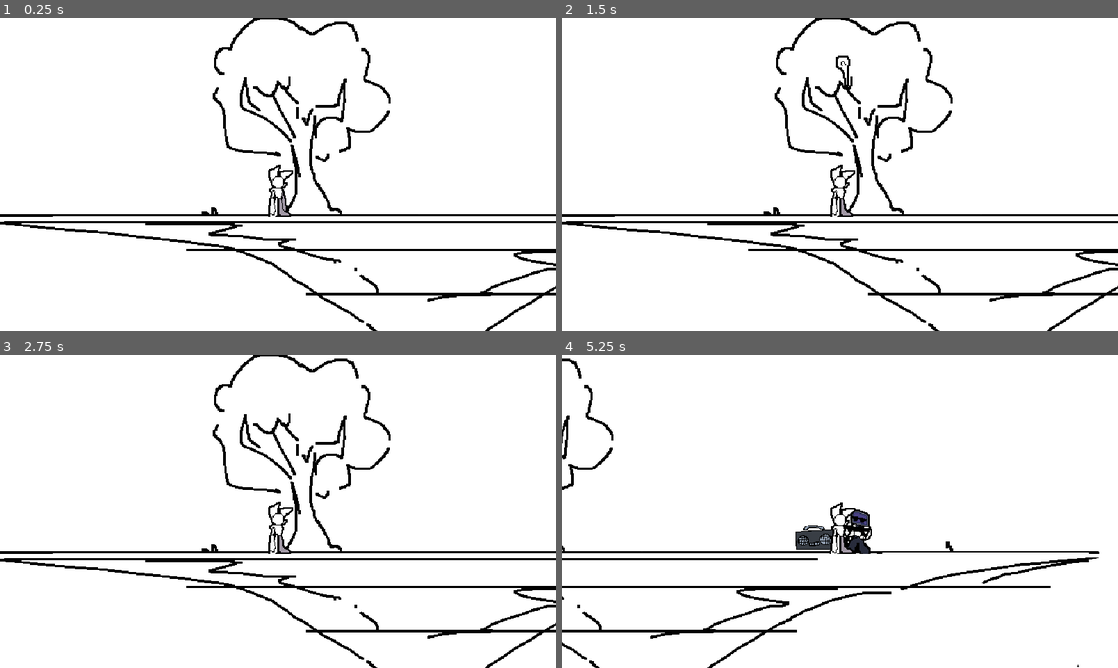
Above: before the commit, frames 1-4 (two rows, left to right).
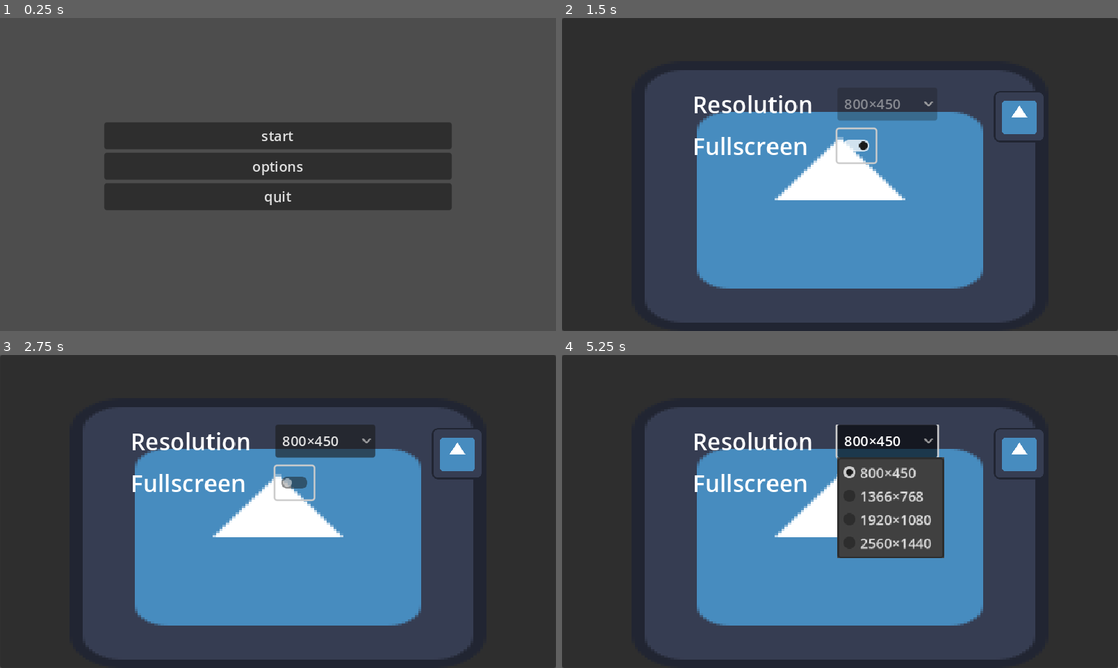
Above: after the commit, the same moments.

Repository: SZH217/game2
Game: Godot game, scene res://assets/scenes/main.tscn
The game is run twice, just before and just after one commit, with the same random seed, the same clock (stepped at 60 frames per second) and the same inputs. Before the commit the project starts from res://assets/scenes/world.tscn. The engine's default icon, where the game draws it, is replaced by a stand-in: a white triangle on a blue panel in a dark square. Sound files missing from this copy of the repository are replaced by a short silence.
Inputs (mouse positions are in pixels of both pictures, inside the frame that each line leads up to):
- Up to frame 1 (0.25 s): no input
- Up to frame 2 (1.5 s): click (840, 165) at 0.5 s, where only the run after the commit has a clickable "options"; click (856, 146) at 1.27 s
- Up to frame 3 (2.75 s): click (278, 473) at 2 s, where only the run after the commit has a clickable "start"
- Up to frame 4 (5.25 s): click (840, 473) at 2.75 s, where only the run after the commit has a clickable "start"; tap Enter at 3.5 s; move the mouse to (962, 495) at 3.52 s; hold D (right) 3.53-4.25 s; click (962, 495) at 3.6 s; drag from (728, 527) to (895, 524) at 4.27 s; click (890, 442) at 5 s, where only the run after the commit has a clickable "800×450"

The runs differ from the first frame. In frame 1, 100% of the frame differs, in the area x 0-100%, y 0-100%; in frame 2, 97%; in frame 3, 97%; in frame 4, 98%.

Commit message:
+menu

Diff:
--- a/assets/scenes/main.tscn
+++ b/assets/scenes/main.tscn
@@ -41,6 +41,7 @@
 text = "quit"
 
 [node name="settings" type="Panel" parent="."]
+visible = false
 layout_mode = 1
 anchors_preset = 15
 anchor_right = 1.0
@@ -90,10 +91,11 @@
 text = "Resolution"
 
 [node name="resolution" type="OptionButton" parent="settings/image/TextureRect/points/ScrollContainer/GridContainer"]
+texture_filter = 1
 layout_mode = 2
 selected = 0
 item_count = 4
-popup/item_0/text = "1280×720"
+popup/item_0/text = "error"
 popup/item_1/text = "1366×768"
 popup/item_1/id = 1
 popup/item_2/text = "1920×1080"
@@ -108,8 +110,19 @@
 
 [node name="CheckButton" type="CheckButton" parent="settings/image/TextureRect/points/ScrollContainer/GridContainer"]
 layout_mode = 2
+size_flags_horizontal = 0
+
+[node name="close" type="Button" parent="settings/image/TextureRect/points"]
+layout_mode = 2
+size_flags_horizontal = 8
+size_flags_vertical = 0
+theme_override_constants/icon_max_width = 59
+icon = ExtResource("2_jhn8n")
+flat = true
 
 [connection signal="pressed" from="first/VBoxContainer/start" to="." method="_on_start_pressed"]
 [connection signal="pressed" from="first/VBoxContainer/options" to="." method="_on_options_pressed"]
 [connection signal="pressed" from="first/VBoxContainer/quit" to="." method="_on_quit_pressed"]
 [connection signal="item_selected" from="settings/image/TextureRect/points/ScrollContainer/GridContainer/resolution" to="settings" method="_on_resolution_item_selected"]
+[connection signal="toggled" from="settings/image/TextureRect/points/ScrollContainer/GridContainer/CheckButton" to="settings" method="_on_check_button_toggled"]
+[connection signal="pressed" from="settings/image/TextureRect/points/close" to="settings" method="_on_close_pressed"]
--- a/assets/scripts/main.gd
+++ b/assets/scripts/main.gd
@@ -12,12 +12,13 @@
 
 
 func _on_start_pressed() -> void:
-	var gameScene = preload("res://assets/scenes/world.tscn")
-	get_tree().change_scene(gameScene)
+	var game_scene = "res://assets/scenes/world.tscn"
+	get_tree().change_scene_to_file(game_scene)
+
 
 
 func _on_options_pressed() -> void:
-	pass # Replace with function body.
+	$settings.visible = true
 
 
 func _on_quit_pressed() -> void:
--- a/assets/scripts/settings.gd
+++ b/assets/scripts/settings.gd
@@ -1,23 +1,51 @@
 extends Panel
 
+@onready var screenSize = DisplayServer.window_get_size()
+
+var fullscreen = false
 
 # Called when the node enters the scene tree for the first time.
 func _ready() -> void:
-	pass # Replace with function body.
+	if DisplayServer.window_get_mode() == DisplayServer.WINDOW_MODE_FULLSCREEN:
+		$image/TextureRect/points/ScrollContainer/GridContainer/CheckButton.button_pressed = true
+
+	$image/TextureRect/points/ScrollContainer/GridContainer/resolution.set_item_text(0, str(screenSize.x , "×" ,screenSize.y))
+
 
 
 # Called every frame. 'delta' is the elapsed time since the previous frame.
 func _process(delta: float) -> void:
-	pass
+	if fullscreen:
+		$image/TextureRect/points/ScrollContainer/GridContainer/resolution.disabled = true
+		var FullscreenSize = DisplayServer.window_get_size()
+		$image/TextureRect/points/ScrollContainer/GridContainer/resolution.select(0)
+		$image/TextureRect/points/ScrollContainer/GridContainer/resolution.set_item_text(0, str(FullscreenSize.x , "×" ,FullscreenSize.y))
+	else:
+		$image/TextureRect/points/ScrollContainer/GridContainer/resolution.disabled = false
+		$image/TextureRect/points/ScrollContainer/GridContainer/resolution.set_item_text(0, str(screenSize.x , "×" ,screenSize.y))
 
 
 func _on_resolution_item_selected(index: int) -> void:
-	match index:
-		0:
-			DisplayServer.window_set_size(Vector2i(1280, 720))
-		1:
-			DisplayServer.window_set_size(Vector2i(1366, 768))
-		2:
-			DisplayServer.window_set_size(Vector2i(1920, 1080))
-		3:
-			DisplayServer.window_set_size(Vector2i(2560, 1440))
+	if !fullscreen:
+		match index:
+			0:
+				DisplayServer.window_set_size(screenSize)
+			1:
+				DisplayServer.window_set_size(Vector2i(1366, 768))
+			2:
+				DisplayServer.window_set_size(Vector2i(1920, 1080))
+			3:
+				DisplayServer.window_set_size(Vector2i(2560, 1440))
+
+
+func _on_check_button_toggled(toggled_on: bool) -> void:
+	if toggled_on:
+		DisplayServer.window_set_mode(DisplayServer.WINDOW_MODE_FULLSCREEN)  # Включает полный экран
+		fullscreen = true
+	else:
+		DisplayServer.window_set_mode(DisplayServer.WINDOW_MODE_WINDOWED)  # Возвращает в оконный режим
+		fullscreen = false
+
+
+func _on_close_pressed() -> void:
+	visible = false
--- a/project.godot
+++ b/project.godot
@@ -11,7 +11,7 @@
 [application]
 
 config/name="game2"
-run/main_scene="res://assets/scenes/world.tscn"
+run/main_scene="res://assets/scenes/main.tscn"
 config/features=PackedStringArray("4.3", "GL Compatibility")
 config/icon="res://icon.svg"
 
